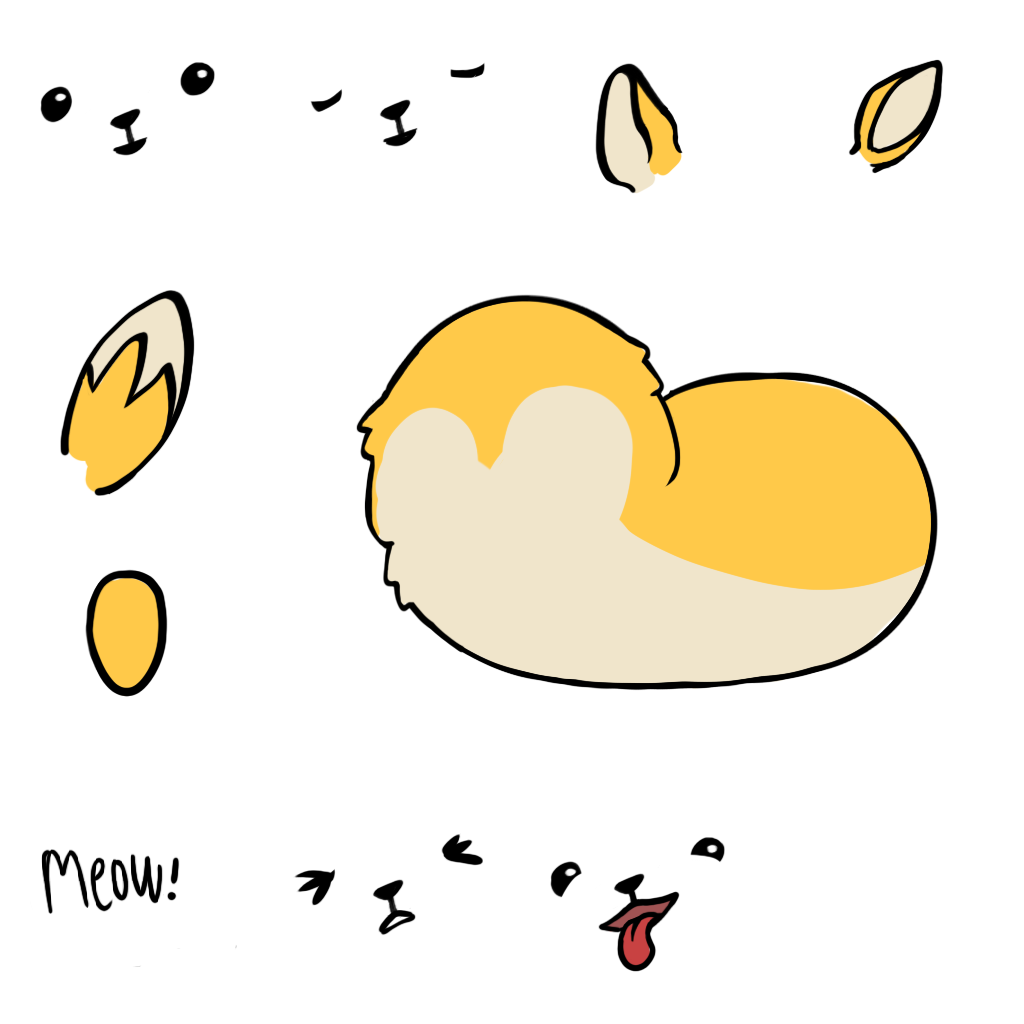
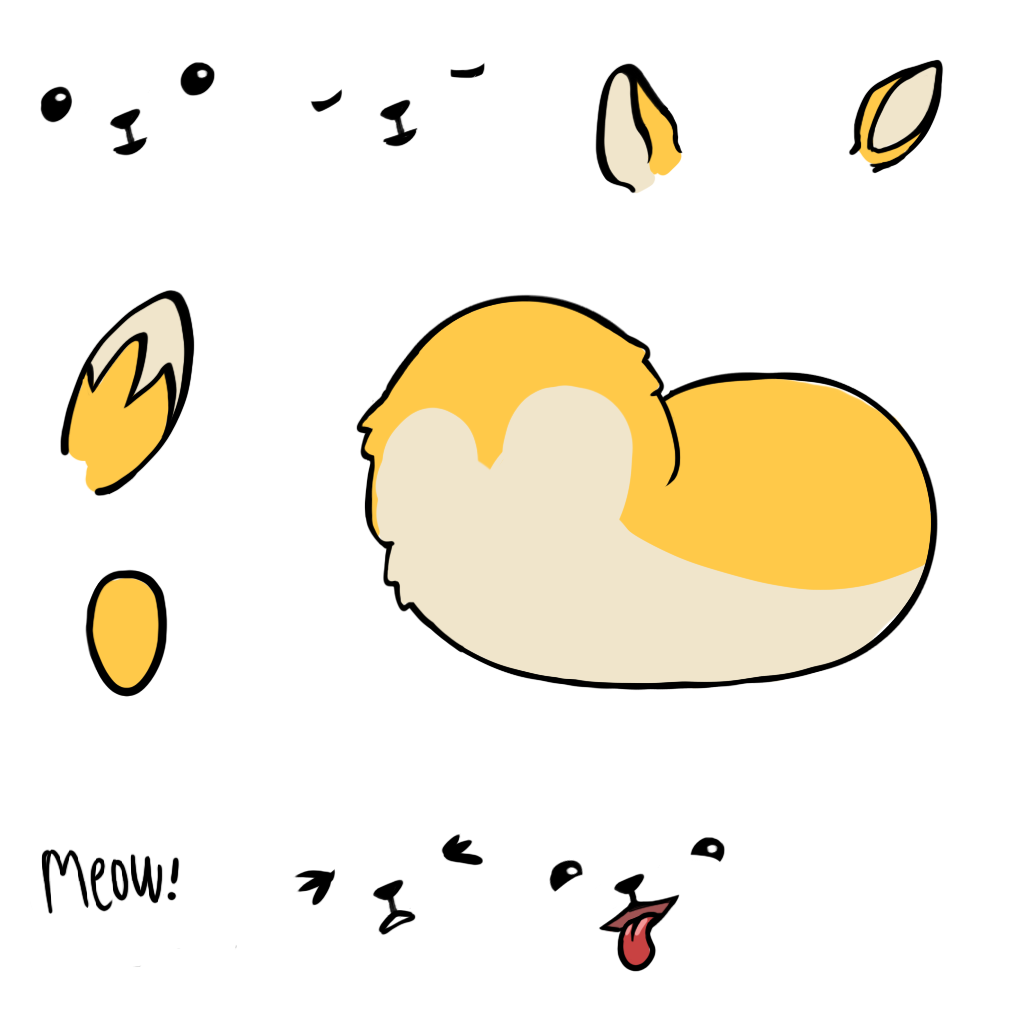
The second 1024px x 1024px image is a revision of the first. Changes to its layers:
moved "Face_neutral copy" above "Tongue", painted on it over (549, 859, 680, 936)
added layer "ColorTongue" in group "Face hapy" over (618, 914, 648, 936)
painted on "Color" over (618, 896, 674, 936)
